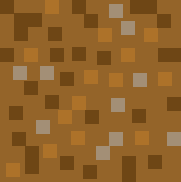
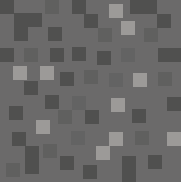
Before/after of a 181×182 layered artwork. What changed in the layer stack:
renamed "Capa 2 copia 2" to "stone", showed it, moved it above "dirt", painted on it over <box>0,0,181,182</box>
hid "dirt" over <box>0,0,181,182</box>
